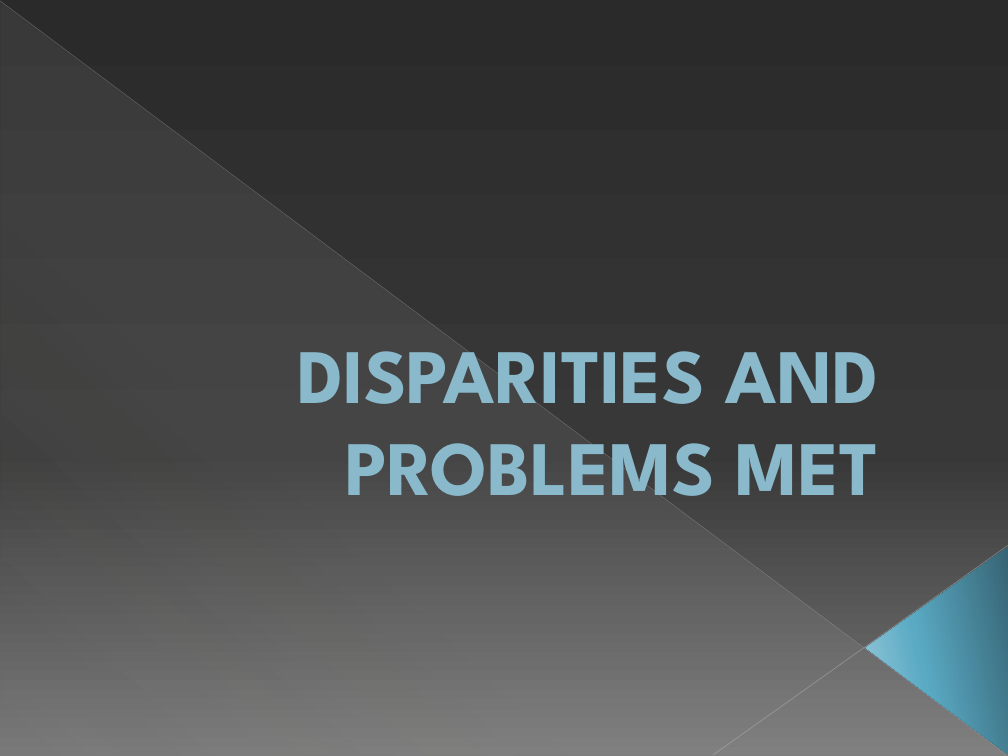
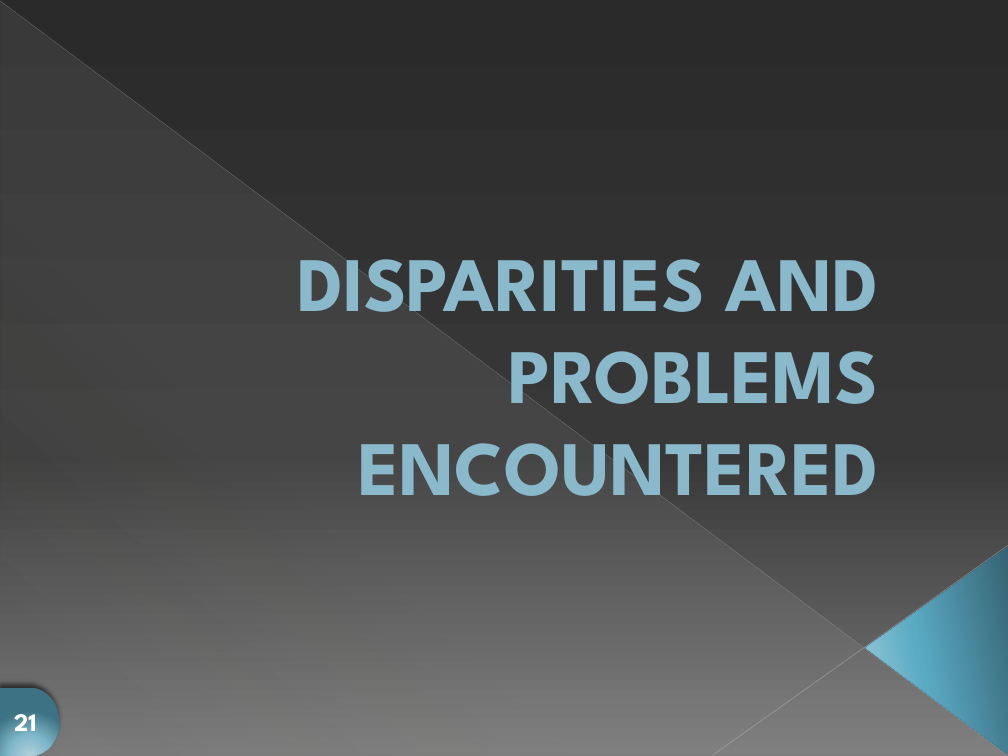
Before and after one commit to lmontion/ABC-Geometrie, a slide deck: slide 21 of ABC de la Géométrie.pptx. Drawn at 1008x756 pixels with LibreOffice and Linux fonts; fonts in the diff are those of the drawing. Boxes give left, top, right and bottom in pixels: in the first picture for what was removed or moved away, otherwise in the second. Text is boxed around its words. In the diff, an @@ line names an element or a change of style, - is before the commit and + after.

```diff
--- a/ABC de la Géométrie.pptx
+++ b/ABC de la Géométrie.pptx
@@ title at bbox=[297, 259, 879, 496]: text changed @@
-DISPARITIES AND PROBLEMS MET
+DISPARITIES AND PROBLEMS ENCOUNTERED
@@ flow chart delay added at bbox=[0, 687, 59, 756], fill gradient #B3D0DC to #81B8CC to #3D7283, 18 pt, text #FFFFFF, bold @@
+21
```
Also in this commit, not shown: 26 other slides changed, 2 other files.
